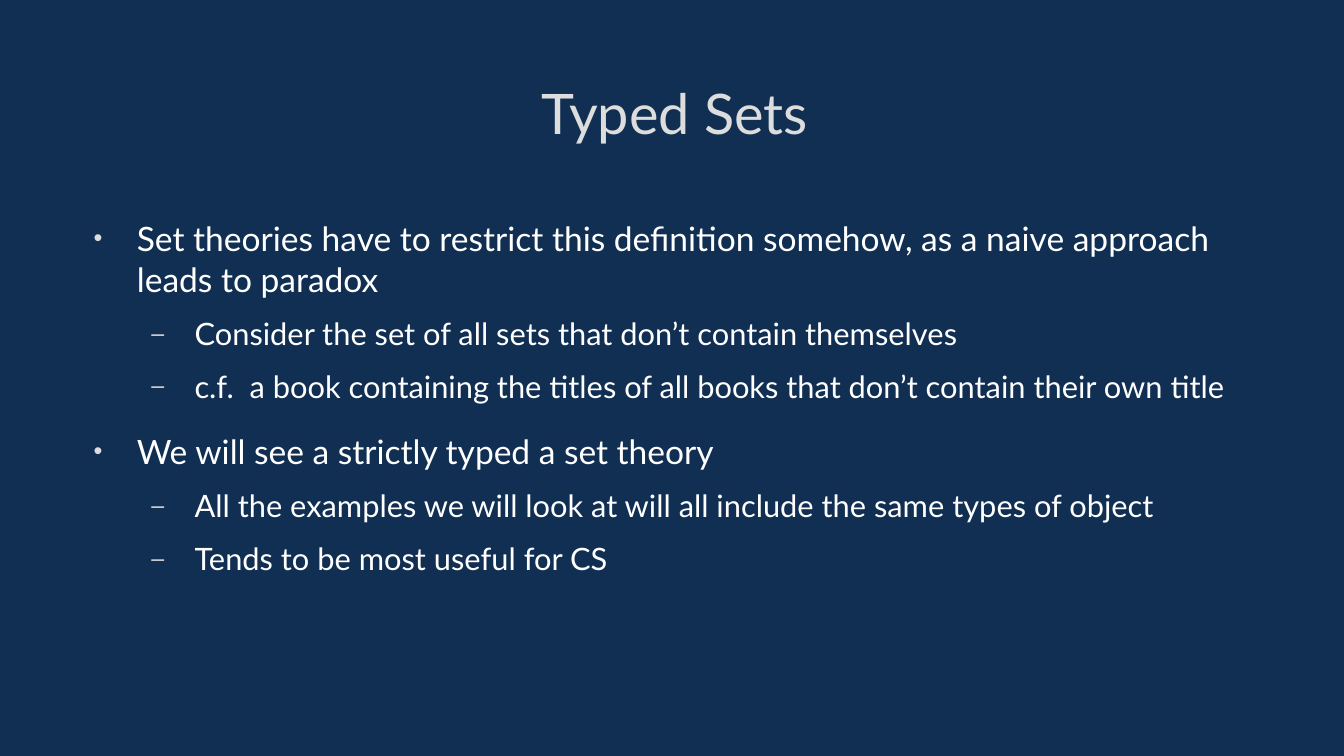
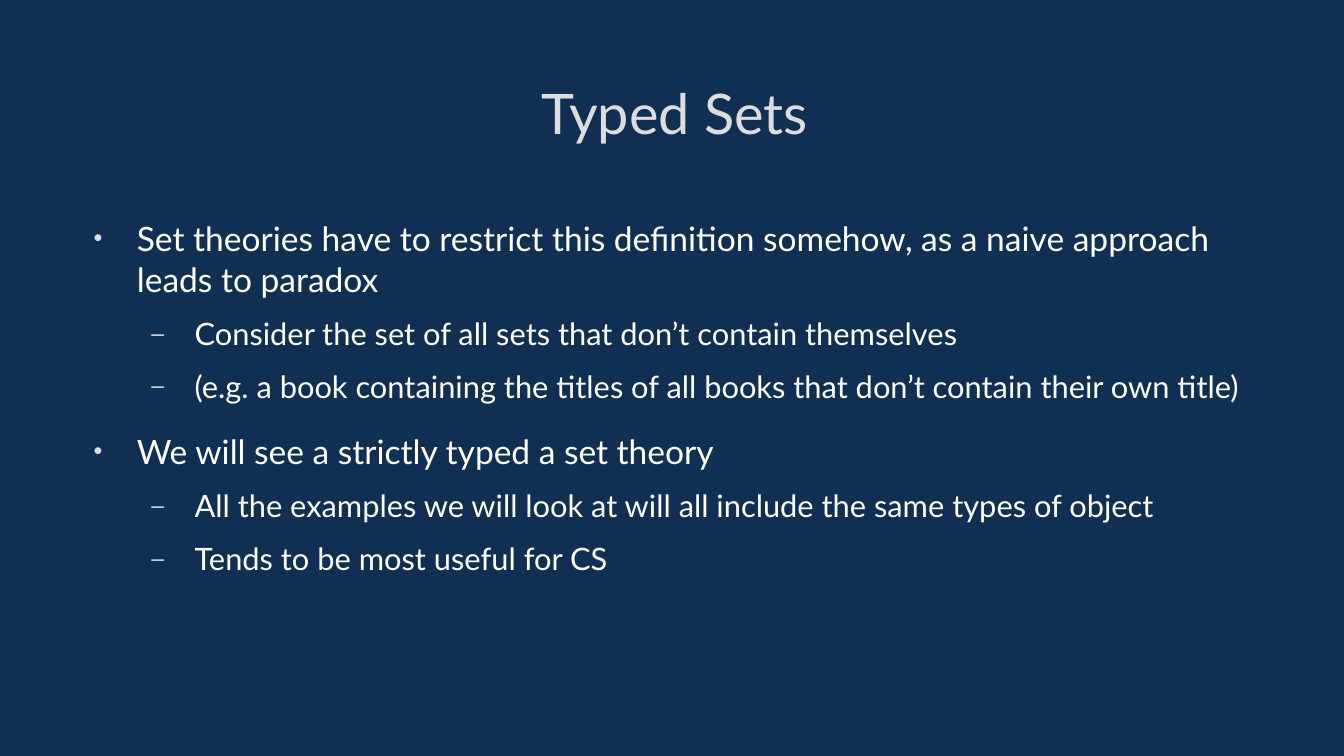
Before and after one commit to davidgundry/maths22-23, a slide deck: slide 6 of slides/maths-6-set-theory.odp. Drawn at 1344x756 pixels with LibreOffice and Linux fonts; fonts in the diff are those of the drawing. Boxes give left, top, right and bottom in pixels: in the first picture for what was removed or moved away, otherwise in the second. Text is boxed around its words. In the diff, an @@ line names an element or a change of style, - is before the commit and + after.

```diff
--- a/slides/maths-6-set-theory.odp
+++ b/slides/maths-6-set-theory.odp
@@ text at (195, 374, 1238, 404): text changed @@
-  – c.f. a book containing the titles of all books that don’t contain their own title
+  – (e.g. a book containing the titles of all books that don’t contain their own title)
```
Also in this commit, not shown: 35 other slides changed, 1 slide added, 2 slides removed, 7 other files.
